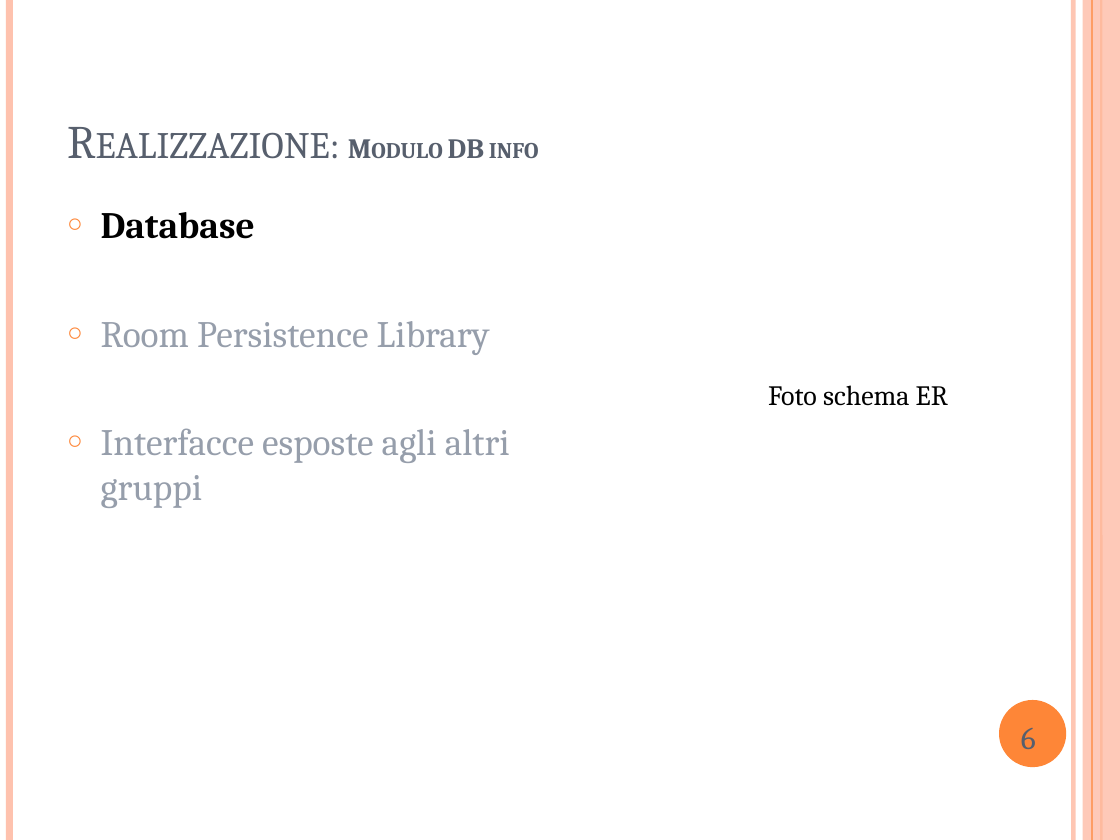
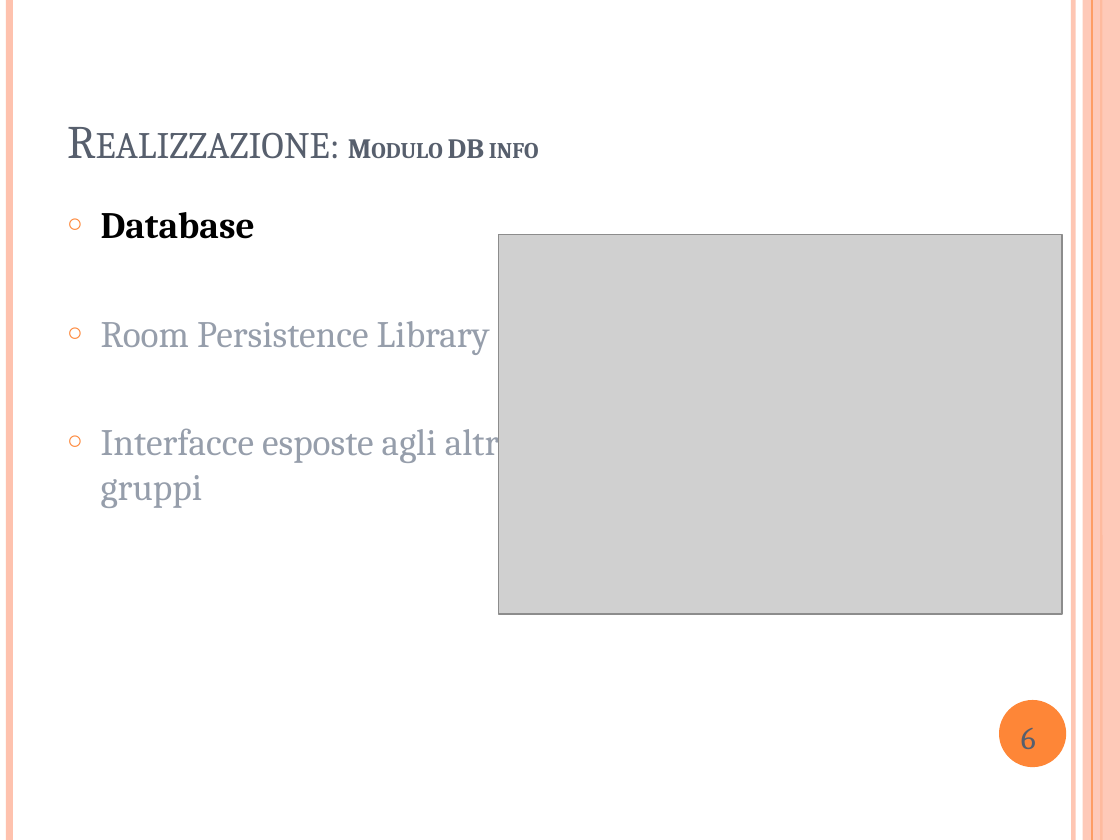
Before and after one commit to StepEla/ingegneria-software, a slide deck: slide 7 of PrototipoCompleto.pptx. Drawn at 1120x840 pixels with LibreOffice and Linux fonts; fonts in the diff are those of the drawing; grey boxes stand for pictures. Boxes give left, top, right and bottom in pixels: in the first picture for what was removed or moved away, otherwise in the second. Text is boxed around its words. In the diff, an @@ line names an element or a change of style, - is before the commit and + after.

Commit message:
Added photos

```diff
--- a/PrototipoCompleto.pptx
+++ b/PrototipoCompleto.pptx
@@ picture added at (x1=498, y1=235, x2=1062, y2=615) @@
@@ text removed at (x1=768, y1=385, x2=948, y2=406) @@
-Foto schema ER
```
Also in this commit, not shown: 2 other slides changed.
